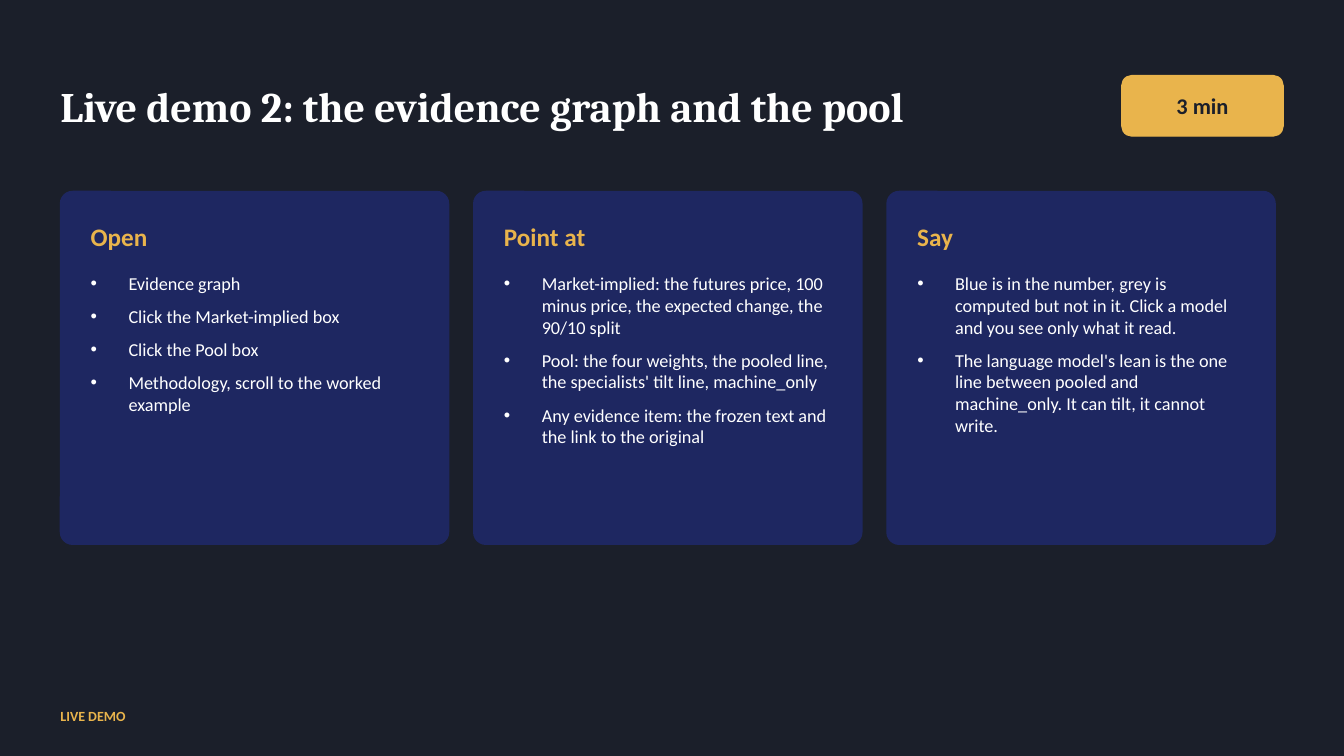
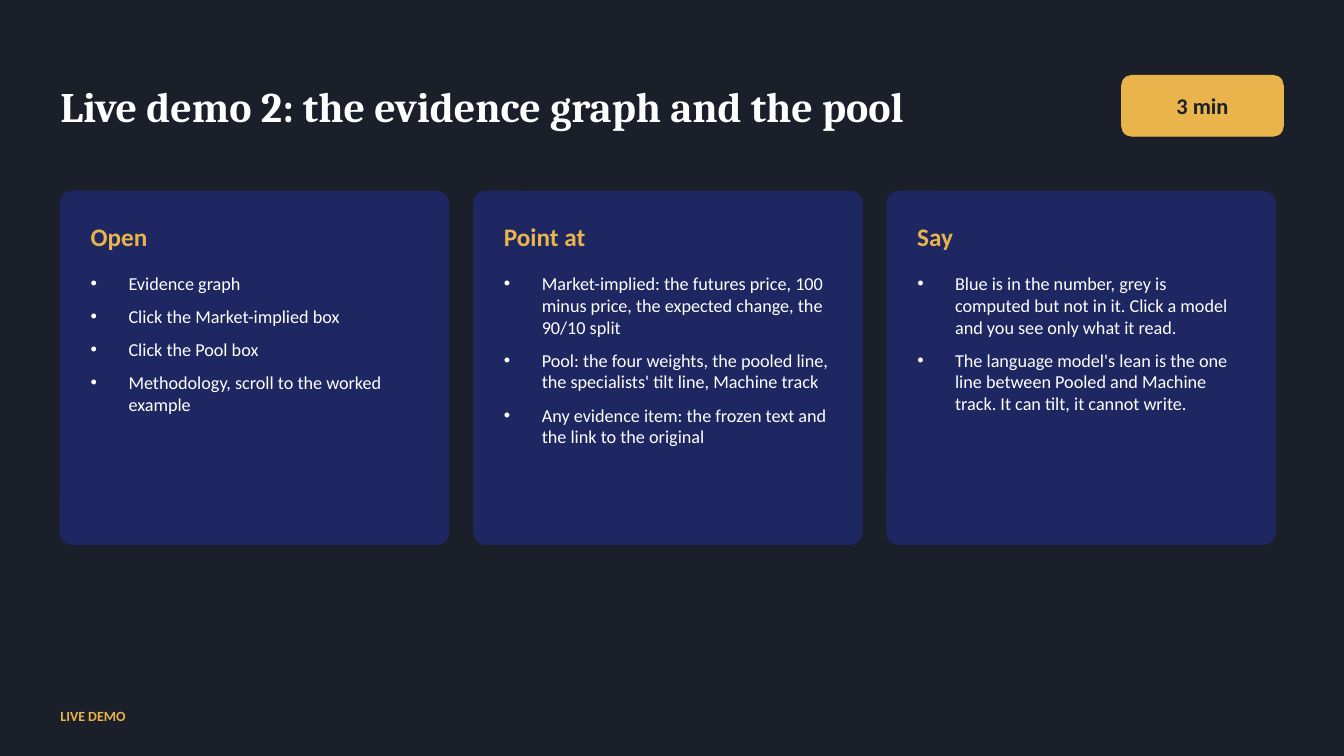
Before and after one commit to kmt112/fed-forecast, a slide deck: slide 9 of docs/FedCast_Fullerton.pptx. Drawn at 1344x756 pixels with LibreOffice and Linux fonts; fonts in the diff are those of the drawing. Boxes give left, top, right and bottom in pixels: in the first picture for what was removed or moved away, otherwise in the second. Text is boxed around its words. In the diff, an @@ line names an element or a change of style, - is before the commit and + after.

```diff
--- a/docs/FedCast_Fullerton.pptx
+++ b/docs/FedCast_Fullerton.pptx
@@ text at (x1=542, y1=354, x2=828, y2=391): text changed @@
-• Pool: the four weights, the pooled line, the specialists' tilt line, machine_only
+• Pool: the four weights, the pooled line, the specialists' tilt line, Machine track
@@ text at (x1=955, y1=354, x2=1227, y2=412): text changed @@
-• The language model's lean is the one line between pooled and machine_only. It can tilt, it cannot write.
+• The language model's lean is the one line between Pooled and Machine track. It can tilt, it cannot write.
```
Also in this commit, not shown: 9 other slides changed, 4 slides added, 3 slides removed, 2 other files.
